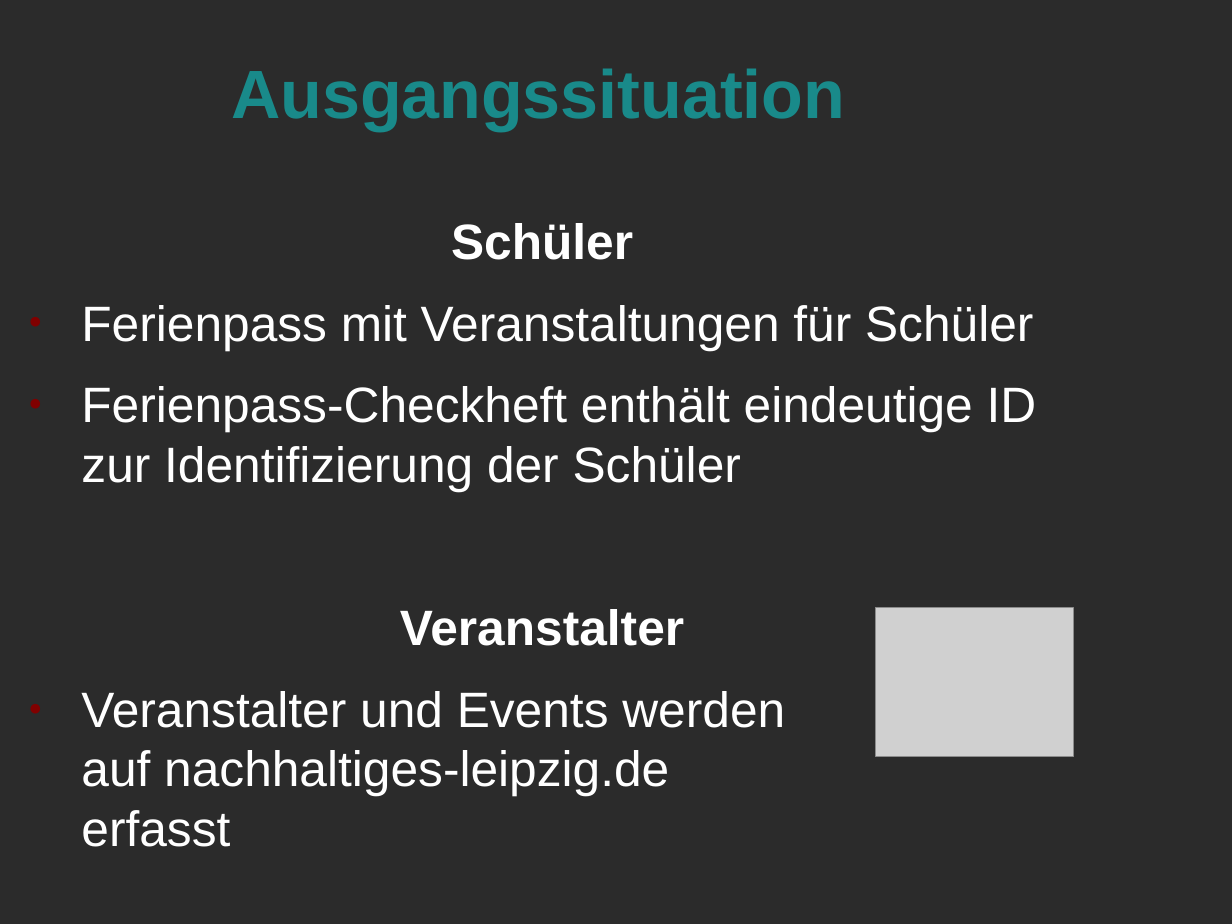
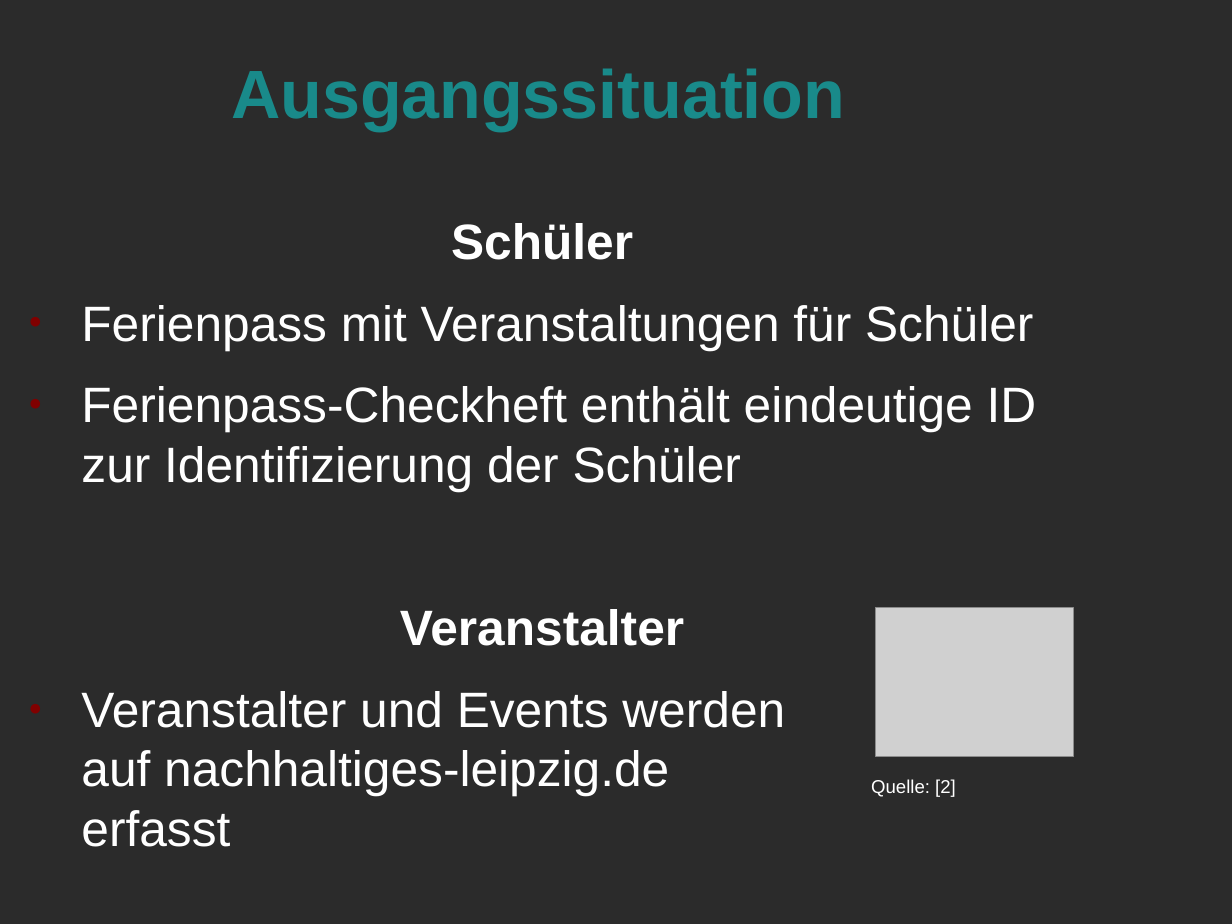
Before and after one commit to Marcel2603/hg17b, a slide deck: slide 3 of Dokumente/Review 1 Praesentation/Review 1.odp. Drawn at 1232x924 pixels with LibreOffice and Linux fonts; fonts in the diff are those of the drawing; grey boxes stand for pictures; background and template pictures are left out; a plain dark background stands for a picture behind light text. Boxes give left, top, right and bottom in pixels: in the first picture for what was removed or moved away, otherwise in the second. Text is boxed around its words. In the diff, an @@ line names an element or a change of style, - is before the commit and + after.

```diff
--- a/Dokumente/Review 1 Praesentation/Review 1.odp
+++ b/Dokumente/Review 1 Praesentation/Review 1.odp
@@ text added at (x1=871, y1=779, x2=956, y2=797), 12 pt, text #FFFFFF @@
+Quelle: [2]
```
Also in this commit, not shown: 2 other slides changed, 4 slides added, 5 slides removed.
